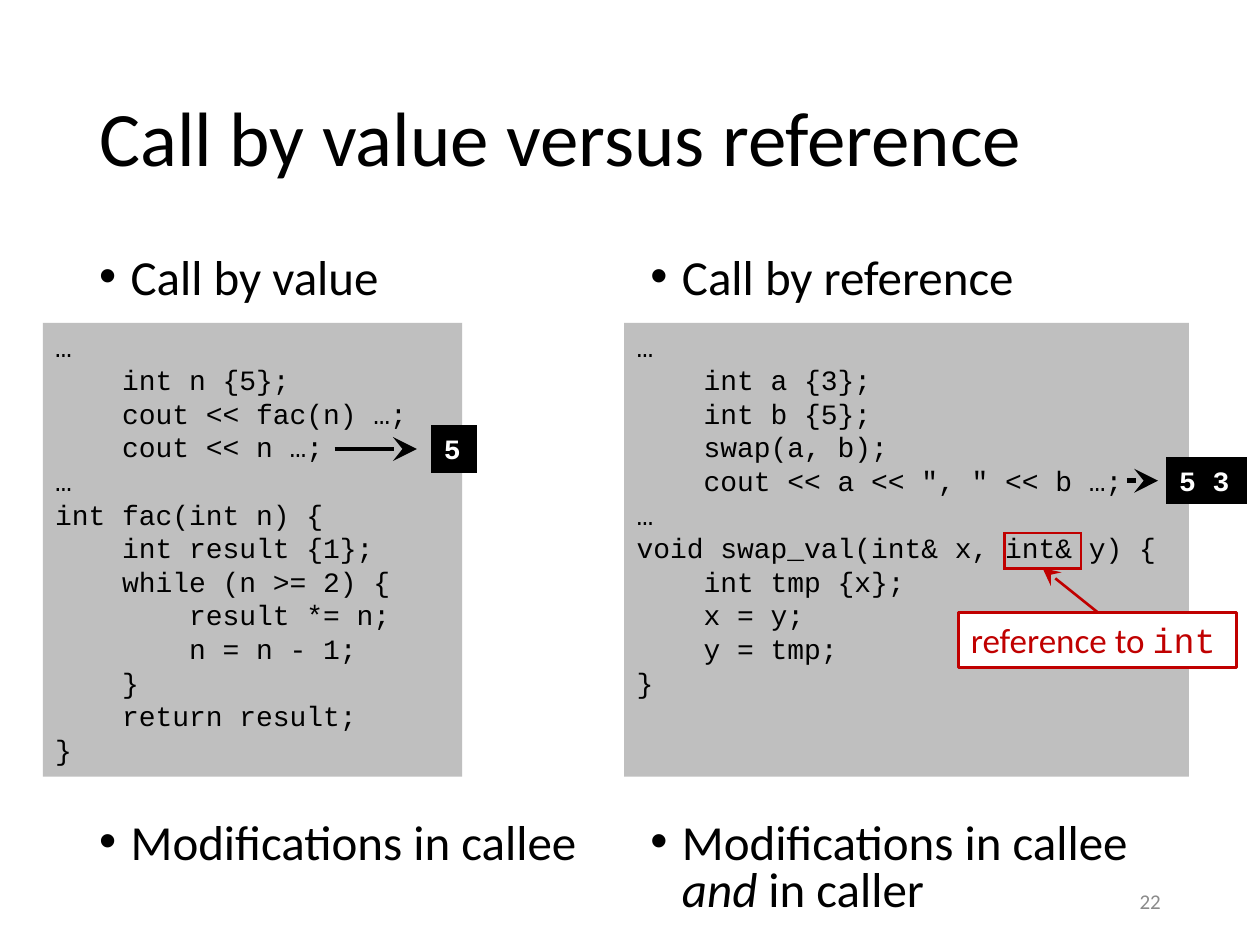
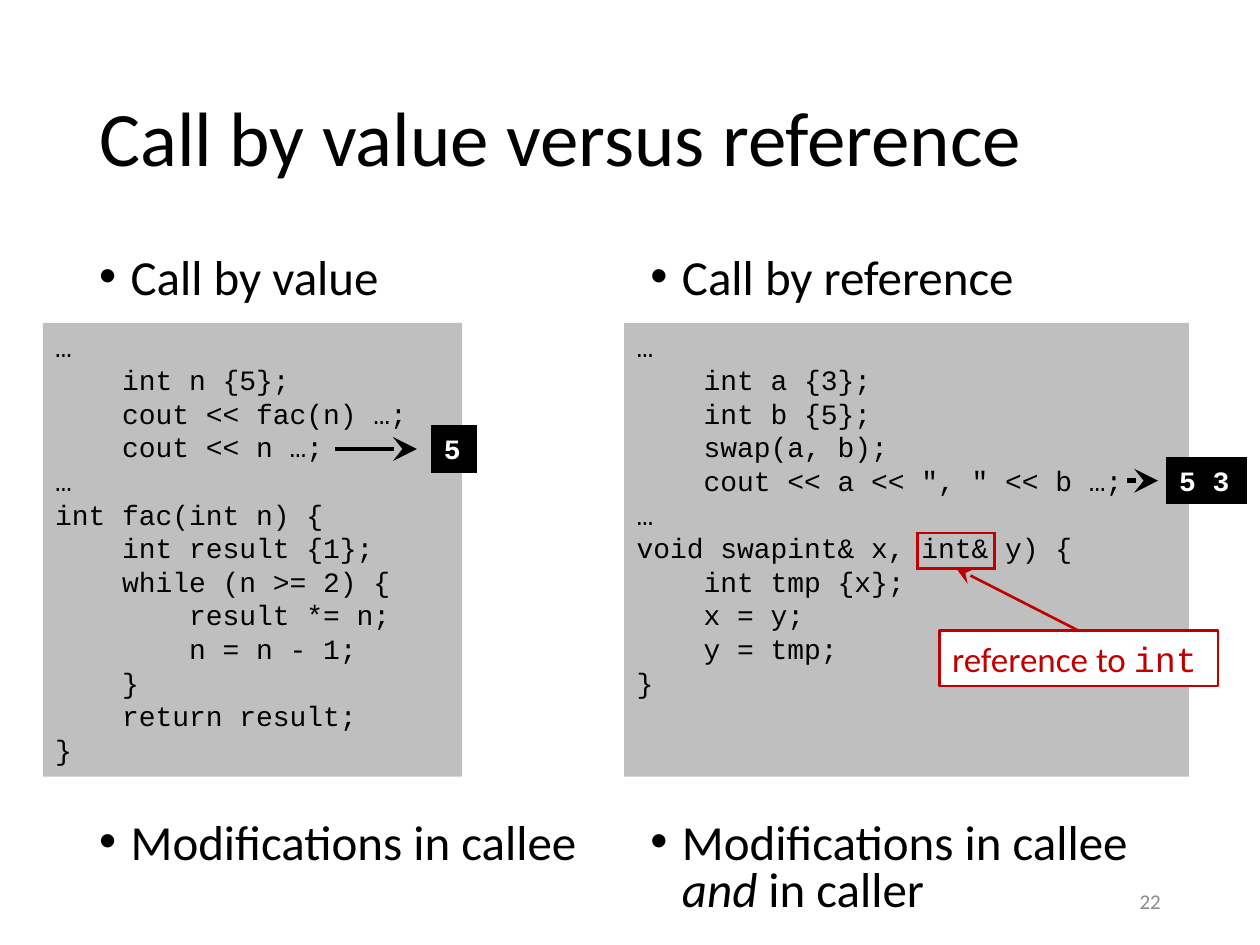
Before and after one commit to gjbex/training-material, a slide deck: slide 22 of CPlusPlus/scientific_cpp.pptx. Drawn at 1260x945 pixels with LibreOffice and Linux fonts; fonts in the diff are those of the drawing. Boxes give left, top, right and bottom in pixels: in the first picture for what was removed or moved away, otherwise in the second. Text is boxed around its words. In the diff, an @@ line names an element or a change of style, - is before the commit and + after.

Commit message:
Fix typos

```diff
--- a/CPlusPlus/scientific_cpp.pptx
+++ b/CPlusPlus/scientific_cpp.pptx
@@ text in rectangle at bbox=[637, 538, 1039, 564]: text changed @@
-void swap_val(int& x, int& y) {
+void swapint& x, int& y) {
@@ rectangle: place and size @@
-rectangle at bbox=[1004, 533, 1081, 568]
+rectangle at bbox=[917, 533, 994, 568]
@@ arrow moved from (1097, 612) - (1043, 568) to (1079, 631) - (956, 568) @@
@@ rectangle "reference to int": place and size @@
-rectangle "reference to int" at bbox=[959, 612, 1237, 668]
+rectangle "reference to int" at bbox=[940, 631, 1218, 687]
```
Also in this commit, not shown: 2 other slides changed.
